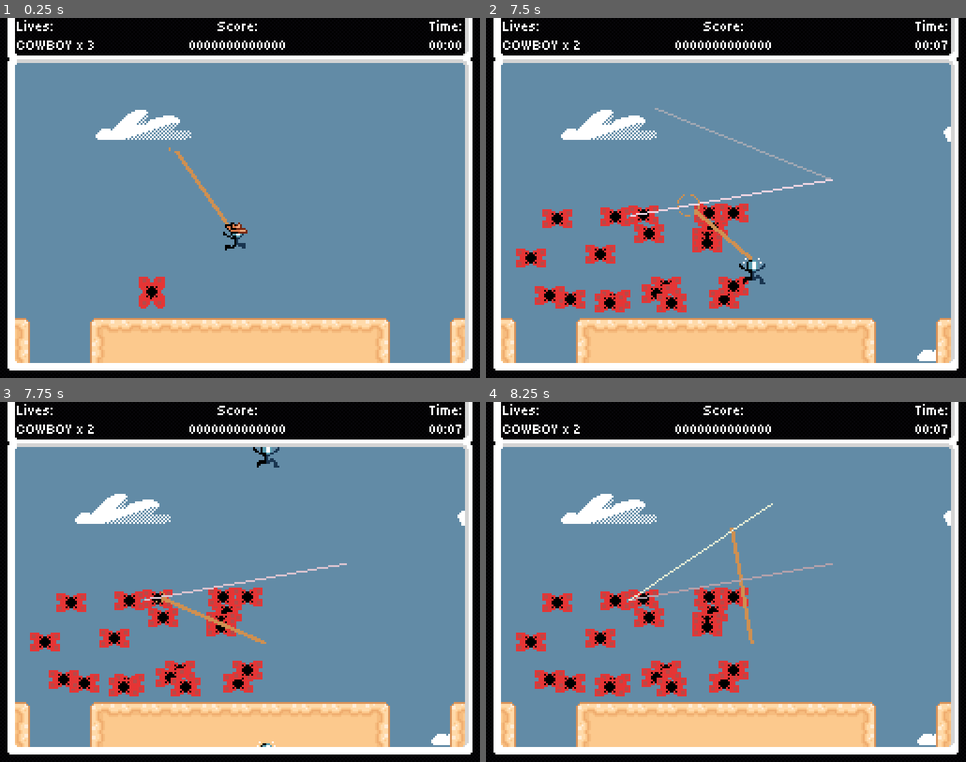
Above: before the commit, frames 1-4 (two rows, left to right).
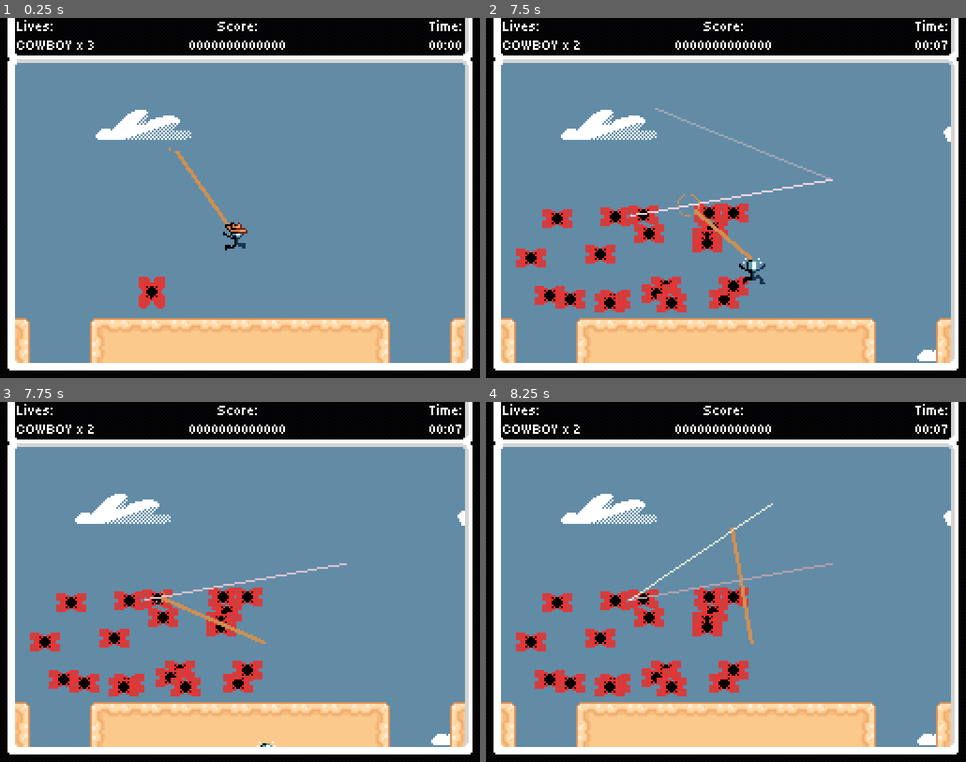
Above: after the commit, the same moments.

Repository: Jcodefox/GMTK-2025
Game: Godot game, scene res://scenes/topscenes/gameplay_topscene.tscn
The game is run twice, just before and just after one commit, with the same random seed, the same clock (stepped at 60 frames per second) and the same inputs.
Inputs (mouse positions are in pixels of both pictures, inside the frame that each line leads up to):
- Up to frame 1 (0.25 s): no input
- Up to frame 2 (7.5 s): move the mouse to (831, 180) at 0.52 s; hold D (move_right) 0.53-2.03 s; tap Space (move_jump) at 0.77, 1.52, 3.02, 3.77, 4.52, 6.02, 6.77 s; move the mouse to (630, 216) at 1.27 s; move the mouse to (774, 118) at 2.02 s; hold A (move_left) 2.03-2.78 s; move the mouse to (702, 270) at 2.77 s; hold D (move_right) 2.78-4.28 s; move the mouse to (870, 252) at 3.52 s; move the mouse to (582, 144) at 4.27 s; hold A (move_left) 4.28-5.03 s; move the mouse to (750, 198) at 5.02 s; hold D (move_right) 5.03-5.78 s; move the mouse to (654, 108) at 5.77 s; hold A (move_left) 5.78-7.28 s; move the mouse to (831, 180) at 6.52 s; move the mouse to (630, 216) at 7.27 s; hold D (move_right) from 7.28 s (still down)
- Up to frame 3 (7.75 s): keep holding D (move_right); tap Space (move_jump) at 7.52 s
- Up to frame 4 (8.25 s): keep holding D (move_right); move the mouse to (774, 502) at 8.02 s

Frames 1-2 are identical in both runs. In frame 3, 0.1% of the frame differs, in the area x 52-59%, y 12-19%; in frame 4, nothing differs.

Commit message:
Hide other versions of player above upon death

Diff:
--- a/scripts/prefabs/player_v2.gd
+++ b/scripts/prefabs/player_v2.gd
@@ -115,8 +115,19 @@
 		Globals.lives -= 1
 		set_animation("death")
 
+		# Hide all invisible players that are above screen
+		var on_screen_pos: Vector2 = Globals.convert_to_visible_pos(global_position)
+		if $AnimatedSprite2D.global_position.y != on_screen_pos.y:
+			$AnimatedSprite2D.visible = false
+		for sprite in animated_sprite_ghosts:
+			if sprite.global_position.y != on_screen_pos.y:
+				sprite.visible = false
+
+		# Disable collision so you can fall out of world
 		collision_mask = 0
 		collision_layer = 0
+
+		# Make character bounce upward
 		velocity = Vector2(0, -100)
 
 		get_tree().paused = true
Not shown: 1 places in scenes/topscenes/gameplay_topscene.tscn that only renumber resources
